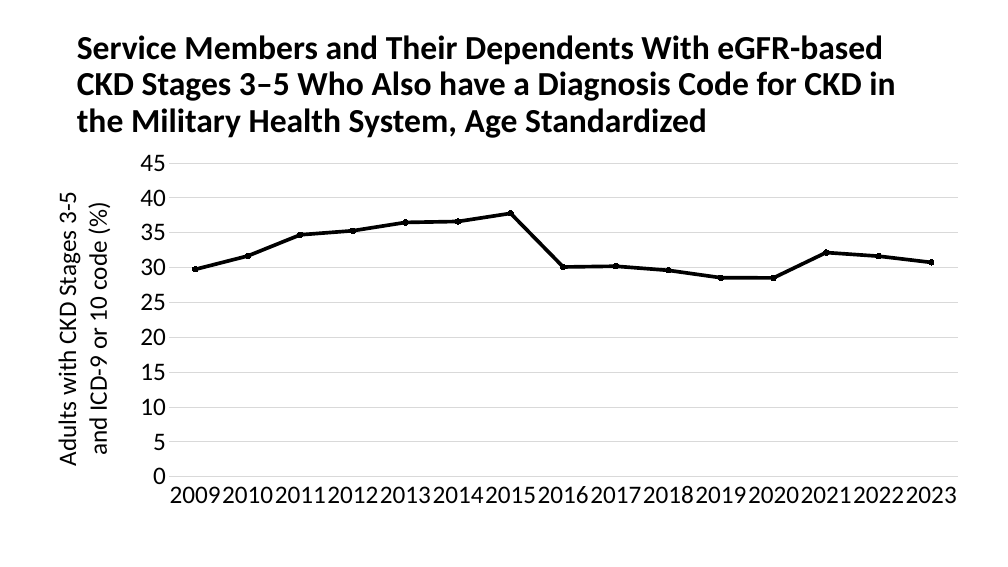
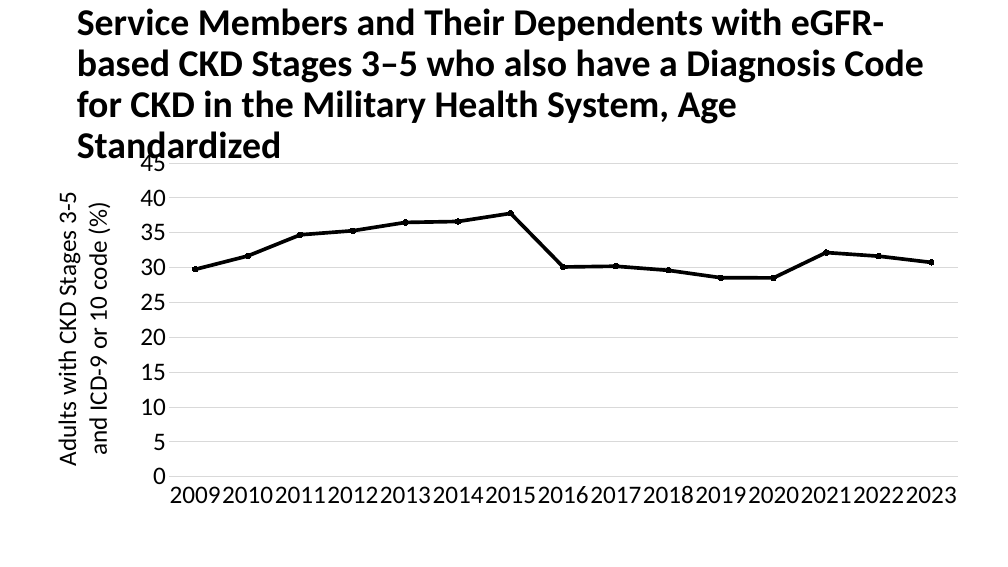
Before and after one commit to CDCgov/nccdphp-ddt-kdss, a slide deck: slide 3 of CKDSurveillance/PPT/Q759.pptx. Drawn at 1008x567 pixels with LibreOffice and Linux fonts; fonts in the diff are those of the drawing; background and template pictures are left out. Boxes give left, top, right and bottom in pixels: in the first picture for what was removed or moved away, otherwise in the second. Text is boxed around its words. In the diff, an @@ line names an element or a change of style, - is before the commit and + after.

```diff
--- a/CKDSurveillance/PPT/Q759.pptx
+++ b/CKDSurveillance/PPT/Q759.pptx
@@ title at [77,8,924,167]: text changed; size 32 to 36 pt @@
-Service Members and Their Dependents With eGFR-based CKD Stages 3–5 Who Also have a Diagnosis Code for CKD in the Military Health System, Age Standardized
+Service Members and Their Dependents with eGFR-based CKD Stages 3–5 who also have a Diagnosis Code for CKD in the Military Health System, Age Standardized
```
Also in this commit, not shown: 9 other slides changed.
